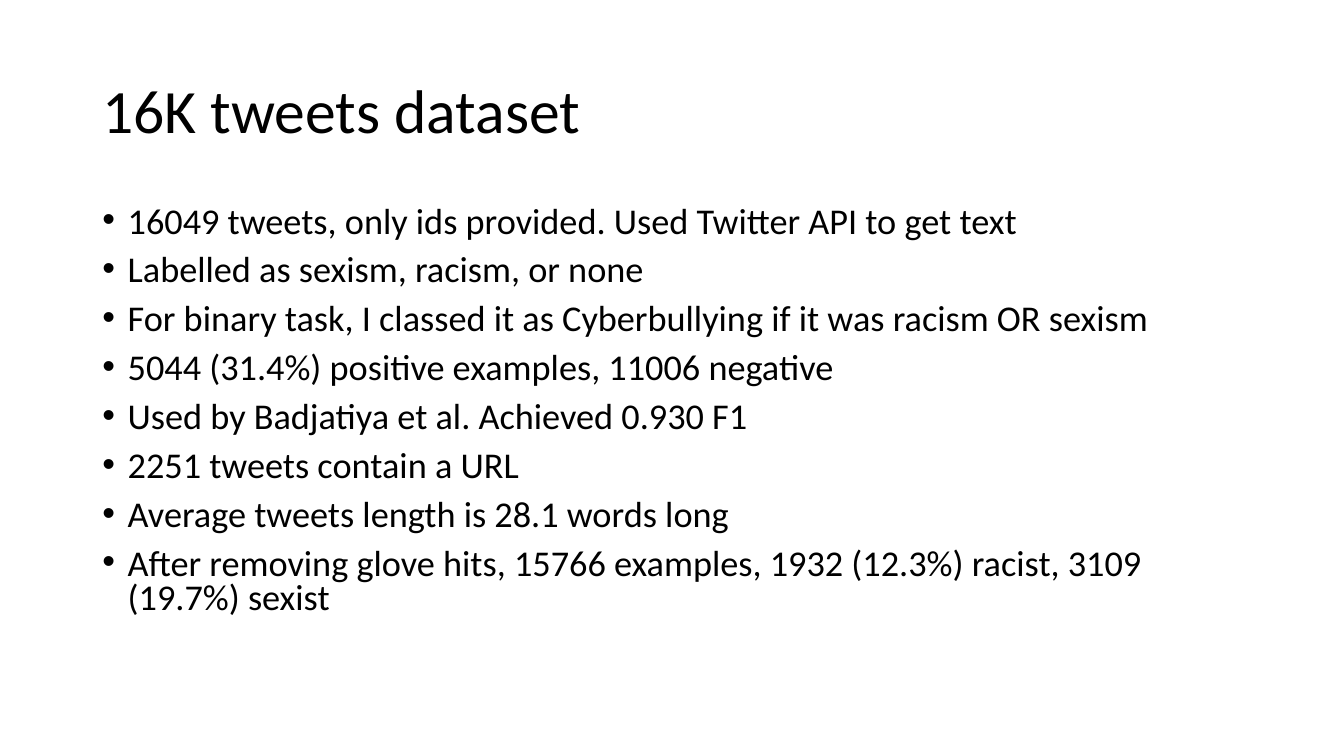
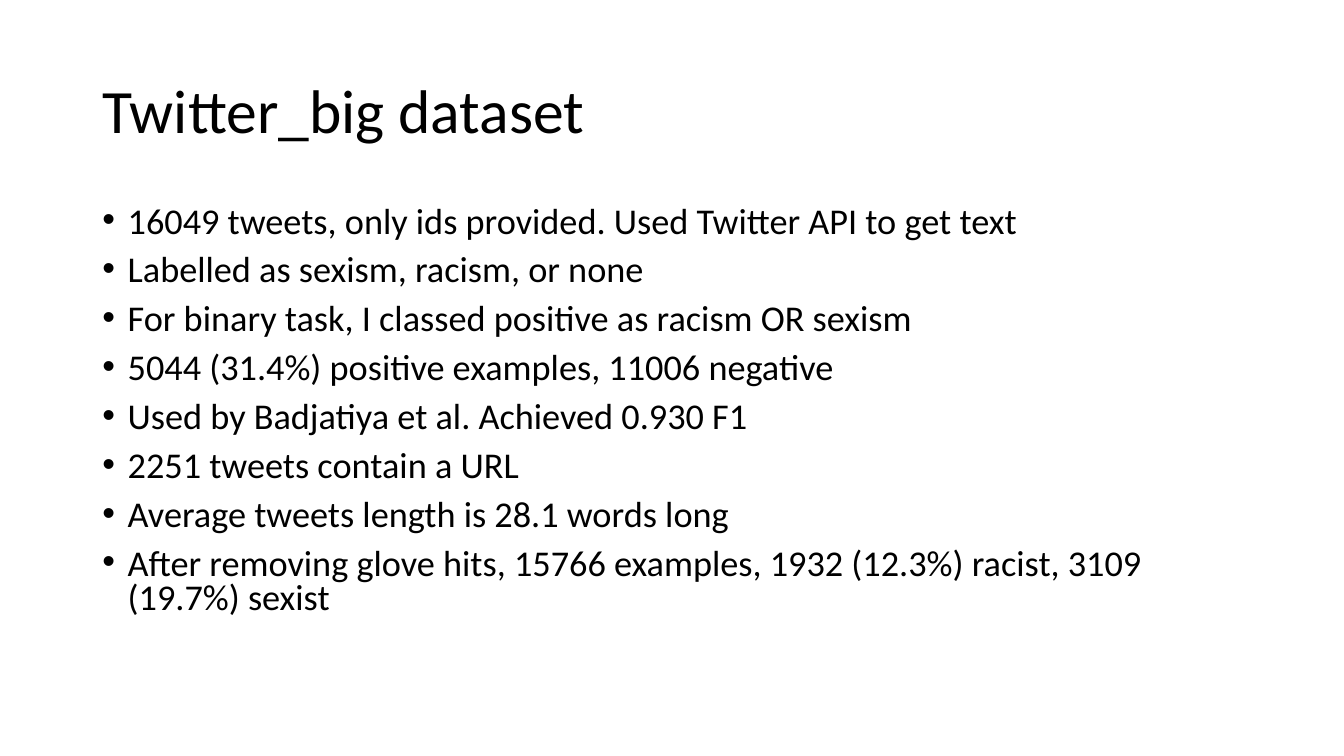
Before and after one commit to jleyland96/Cyberbullying-Detection, a slide deck: slide 7 of Project Logbook/results_log.pptx (slide 10 before the commit). Drawn at 1344x756 pixels with LibreOffice and Linux fonts; fonts in the diff are those of the drawing. Boxes give left, top, right and bottom in pixels: in the first picture for what was removed or moved away, otherwise in the second. Text is boxed around its words. In the diff, an @@ line names an element or a change of style, - is before the commit and + after.

```diff
--- a/Project Logbook/results_log.pptx
+++ b/Project Logbook/results_log.pptx
@@ title at [102,90,584,144]: text changed @@
-16K tweets dataset
+Twitter_big dataset
@@ text at [128,305,912,337]: text changed @@
-• For binary task, I classed it as Cyberbullying if it was racism OR sexism
+• For binary task, I classed positive as racism OR sexism
```
Also in this commit, not shown: 28 other slides changed, 1 slide added, 32 slides removed, 4 other files.
